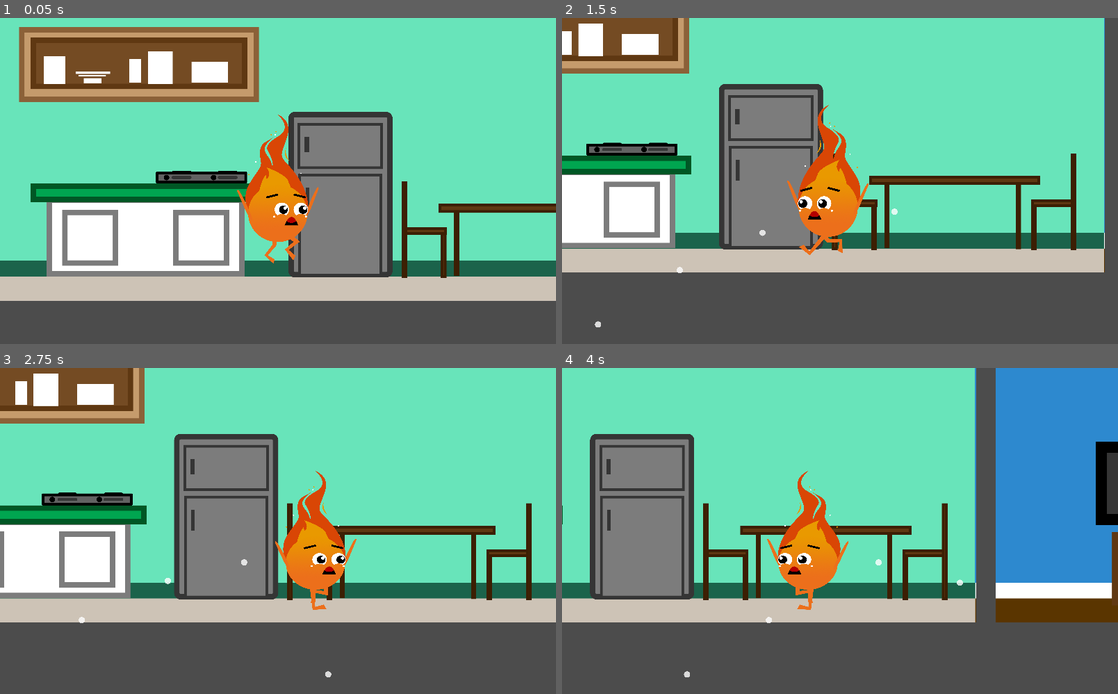
Above: before the commit, frames 1-4 (two rows, left to right).
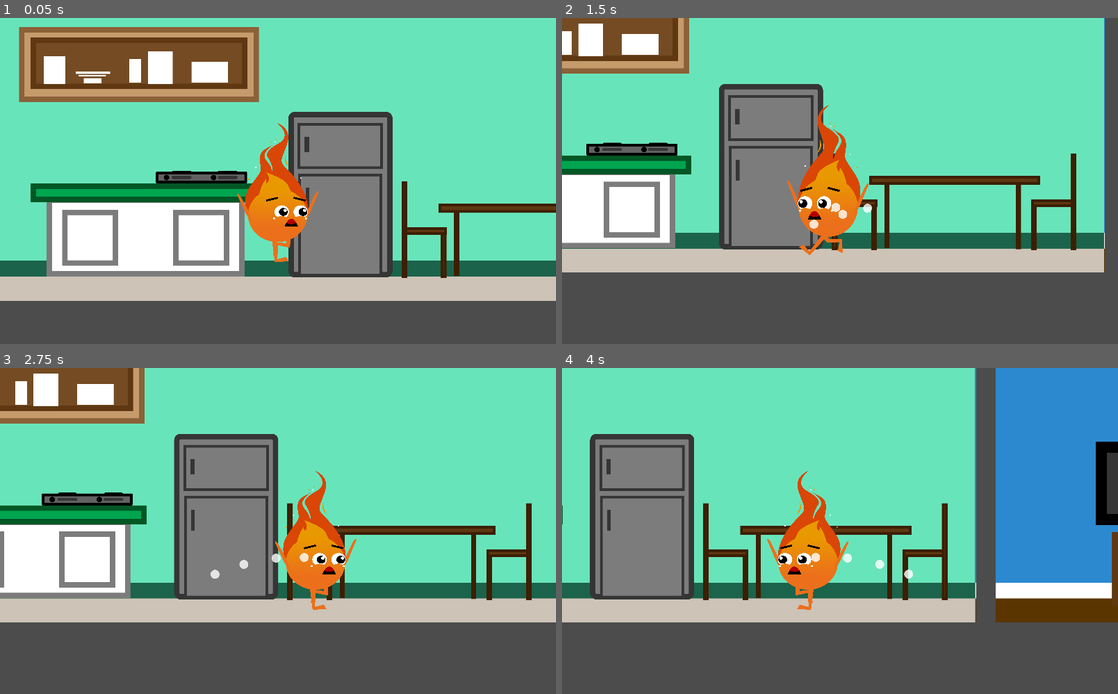
Above: after the commit, the same moments.

Repository: WorstGamesStartup/disaster_bsu
Game: Godot game, scene res://LEVEL_1.tscn
The game is run twice, just before and just after one commit, with the same random seed, the same clock (stepped at 60 frames per second) and the same inputs.
Inputs:
- Up to frame 1 (0.05 s): no input
- Up to frame 2 (1.5 s): hold D (move_right) 0.53-1.28 s; hold A (move_left) from 1.28 s (still down)
- Up to frame 3 (2.75 s): release A (move_left) at 2.03 s; hold D (move_right) from 2.03 s (still down)
- Up to frame 4 (4 s): release D (move_right) at 3.53 s; hold A (move_left) from 3.53 s (still down)

The runs differ from the first frame. In frame 1, 0.9% of the frame differs, in the area x 42-58%, y 29-76%; in frame 2, 0.2%; in frame 3, 0.2%; in frame 4, 0.2%.

Commit message:
Update player_1.tscn

Diff:
--- a/disaster_last/player_1.tscn
+++ b/disaster_last/player_1.tscn
@@ -45,12 +45,13 @@
 flag_disable_z = true
 spread = 0.0
 gravity = Vector3( 0, 500, 0 )
-initial_velocity = -200.0
+initial_velocity = -50.0
 angular_velocity = 0.0
 orbit_velocity = 0.0
 orbit_velocity_random = 0.0
+linear_accel = 100.0
 angle = 311.8
-scale = 0.07
+scale = 0.1
 
 [node name="Player" type="KinematicBody2D"]
 script = ExtResource( 1 )
@@ -59,7 +60,7 @@
 scale = Vector2( 0.113266, 0.113266 )
 texture = ExtResource( 2 )
 hframes = 4
-frame = 3
+frame = 2
 
 [node name="AnimationPlayer" type="AnimationPlayer" parent="."]
 anims/Idle = SubResource( 5 )
@@ -75,8 +76,10 @@
 smoothing_enabled = true
 
 [node name="Particles2D" type="Particles2D" parent="."]
-position = Vector2( -30.0633, 50.1055 )
+position = Vector2( 0.223907, 50.1055 )
+rotation = 0.932795
 amount = 4
+lifetime = 0.5
 randomness = 0.1
 local_coords = false
 draw_order = 1
